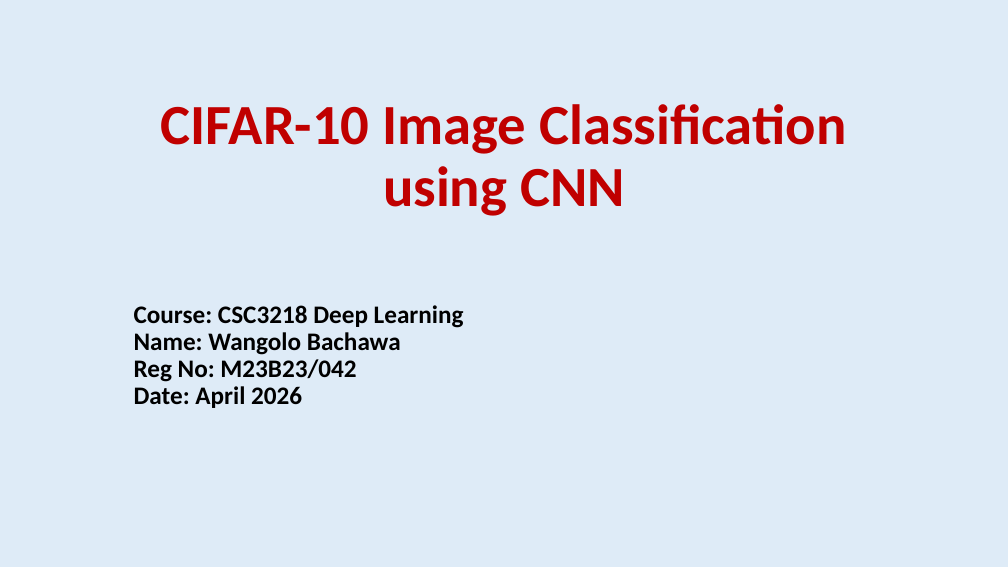
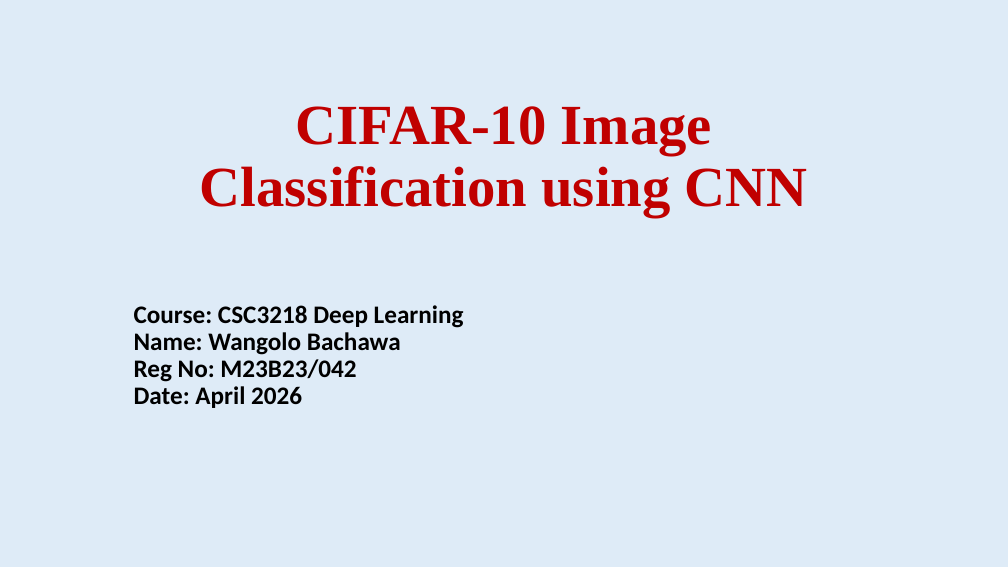
Before and after one commit to wangoloi/CSC3218-Deep-Learning---Project-Based-Examination-CIFAR-10-, a slide deck: slide 1 of M23B23 042 B21303 Deep Learning Final exam Presentation April 2026.pptx. Drawn at 1008x567 pixels with LibreOffice and Linux fonts; fonts in the diff are those of the drawing. Boxes give left, top, right and bottom in pixels: in the first picture for what was removed or moved away, otherwise in the second. Text is boxed around its words. In the diff, an @@ line names an element or a change of style, - is before the commit and + after.

```diff
--- a/M23B23 042 B21303 Deep Learning Final exam Presentation April 2026.pptx
+++ b/M23B23 042 B21303 Deep Learning Final exam Presentation April 2026.pptx
@@ title "CIFAR-10 Image Classification using CNN" at (x1=200, y1=106, x2=808, y2=217): font Calibri to Times New Roman @@
```
Also in this commit, not shown: 9 other slides changed.
